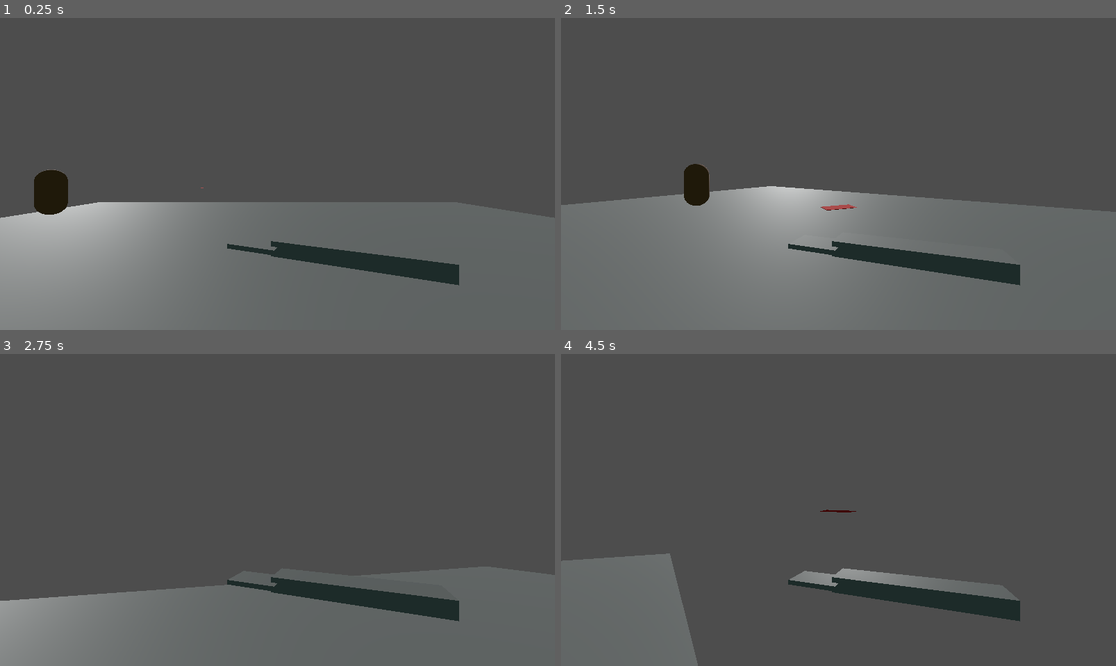
Above: before the commit, frames 1-4 (two rows, left to right).
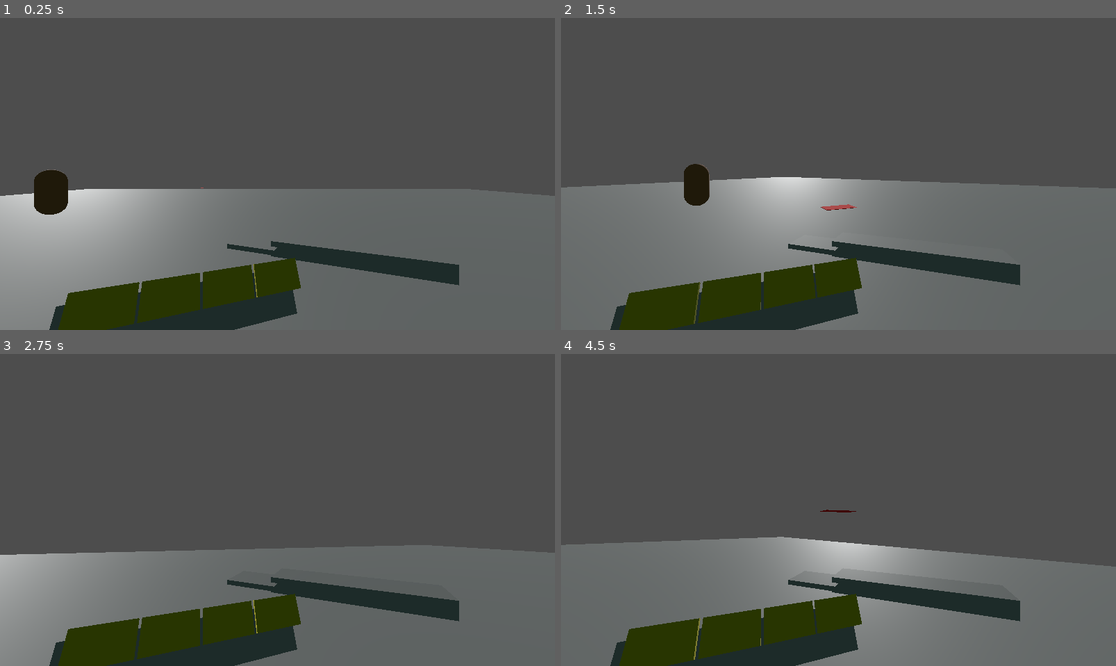
Above: after the commit, the same moments.

Repository: BlackBrad/network-ninja
Game: Godot game, scene res://scenes/test_level.tscn
Two runs of this game, one before a commit and one after it. Both use one fixed random seed, a clock stepped at 60 frames per second and the inputs below.
Inputs (mouse positions are in pixels of both pictures, inside the frame that each line leads up to):
- Up to frame 1 (0.25 s): no input
- Up to frame 2 (1.5 s): tap Enter (ui_accept) at 0.5, 0.77 s; move the mouse to (866, 174) at 0.52 s; hold W (move_forward) from 0.53 s (still down); click (866, 174) at 0.6 s; move the mouse to (810, 174) at 1.27 s; click (810, 174) at 1.35 s
- Up to frame 3 (2.75 s): keep holding W (move_forward); tap Enter (ui_accept) at 1.52 s; move the mouse to (288, 503) at 2.02 s; click (288, 503) at 2.1 s
- Up to frame 4 (4.5 s): keep holding W (move_forward); move the mouse to (832, 516) at 2.77 s; click (832, 516) at 2.85 s; tap Enter (ui_accept) at 3.02, 3.77 s; move the mouse to (877, 513) at 3.52 s; click (877, 513) at 3.6 s; move the mouse to (794, 506) at 4.27 s; click (794, 506) at 4.35 s

The runs differ from the first frame. In frame 1, 12% of the frame differs, in the area x 0-100%, y 54-100%; in frame 2, 12%; in frame 3, 17%; in frame 4, 29%, in the area x 0-100%, y 58-100%.

Commit message:
Tweak card mouse motion control

Diff:
--- a/scenes/business_card.tscn
+++ b/scenes/business_card.tscn
@@ -3,6 +3,7 @@
 [ext_resource type="Script" path="res://scripts/business_card.gd" id="1_w3bbw"]
 
 [sub_resource type="SphereShape3D" id="SphereShape3D_63qgs"]
+radius = 0.35
 
 [sub_resource type="StandardMaterial3D" id="StandardMaterial3D_8uu0b"]
 albedo_color = Color(1, 0, 0, 1)
--- a/scenes/player.tscn
+++ b/scenes/player.tscn
@@ -1,10 +1,13 @@
-[gd_scene load_steps=4 format=3 uid="uid://dd7n7yllnkgkt"]
+[gd_scene load_steps=5 format=3 uid="uid://dd7n7yllnkgkt"]
 
 [ext_resource type="Script" path="res://scripts/player.gd" id="1_1wvgp"]
 
 [sub_resource type="CapsuleShape3D" id="CapsuleShape3D_idvwt"]
 
 [sub_resource type="BoxMesh" id="BoxMesh_b6808"]
+
+[sub_resource type="StandardMaterial3D" id="StandardMaterial3D_xgnhw"]
+albedo_color = Color(0.693888, 0.644172, 0.119429, 1)
 
 [node name="Player" type="CharacterBody3D"]
 script = ExtResource("1_1wvgp")
@@ -23,11 +26,39 @@
 [node name="CardEmitter" type="Node3D" parent="Pivot/Camera3D"]
 transform = Transform3D(1, 0, 0, 0, 1, 0, 0, 0, 1, 0, 0, -0.7)
 
-[node name="MeshInstance3D" type="MeshInstance3D" parent="Pivot"]
+[node name="RightArm" type="MeshInstance3D" parent="Pivot"]
 transform = Transform3D(0.271568, 0, -0.0225042, 0, 0.0290728, 0, 0.101978, 0, 0.0599287, 0.134267, -0.143844, -0.370345)
 mesh = SubResource("BoxMesh_b6808")
 
-[node name="MeshInstance3D2" type="MeshInstance3D" parent="Pivot/MeshInstance3D"]
+[node name="MeshInstance3D2" type="MeshInstance3D" parent="Pivot/RightArm"]
 transform = Transform3D(0.346528, 0, -7.45058e-09, 0, 0.314228, 0, 4.76837e-07, 0, 1, -0.624011, 0, 0.27887)
 mesh = SubResource("BoxMesh_b6808")
 skeleton = NodePath("../..")
+
+[node name="LeftArm" type="MeshInstance3D" parent="Pivot"]
+transform = Transform3D(0.27259, 0.0086113, 0.0109472, 0, 0.0145364, -0.0554384, -0.0992146, 0.0236593, 0.0300771, -0.116721, -0.187019, -0.279701)
+mesh = SubResource("BoxMesh_b6808")
+
+[node name="Cards" type="MeshInstance3D" parent="Pivot/LeftArm"]
+transform = Transform3D(0.234941, -6.51926e-09, -4.84288e-08, 6.55651e-07, 0.213042, 1.19209e-07, 5.51343e-07, -3.35276e-08, 0.677986, 0.411926, 0.854375, -0.329045)
+material_override = SubResource("StandardMaterial3D_xgnhw")
+mesh = SubResource("BoxMesh_b6808")
+skeleton = NodePath("../..")
+
+[node name="Cards2" type="MeshInstance3D" parent="Pivot/LeftArm"]
+transform = Transform3D(0.234941, -6.98492e-09, -5.58794e-08, 6.55651e-07, 0.213042, 5.96046e-08, 5.51343e-07, -4.09782e-08, 0.677986, 0.163058, 0.854376, -0.329045)
+material_override = SubResource("StandardMaterial3D_xgnhw")
+mesh = SubResource("BoxMesh_b6808")
+skeleton = NodePath("../..")
+
+[node name="Cards3" type="MeshInstance3D" parent="Pivot/LeftArm"]
+transform = Transform3D(0.234941, -6.98492e-09, -6.70552e-08, 6.55651e-07, 0.213042, 5.96046e-08, 5.51343e-07, -4.84288e-08, 0.677986, -0.0852502, 0.854374, -0.329045)
+material_override = SubResource("StandardMaterial3D_xgnhw")
+mesh = SubResource("BoxMesh_b6808")
+skeleton = NodePath("../..")
+
+[node name="Cards4" type="MeshInstance3D" parent="Pivot/LeftArm"]
+transform = Transform3D(0.234941, -8.3819e-09, -7.63685e-08, 6.55651e-07, 0.213042, 1.19209e-07, 5.51343e-07, -5.21541e-08, 0.677986, -0.335209, 0.854374, -0.329045)
+material_override = SubResource("StandardMaterial3D_xgnhw")
+mesh = SubResource("BoxMesh_b6808")
+skeleton = NodePath("../..")
--- a/scenes/test_level.tscn
+++ b/scenes/test_level.tscn
@@ -12,7 +12,7 @@
 
 [node name="Ground" type="CSGBox3D" parent="."]
 use_collision = true
-size = Vector3(30, 0.2, 30)
+size = Vector3(60, 0.2, 60)
 
 [node name="Player" parent="." instance=ExtResource("1_wn24y")]
 transform = Transform3D(1, 0, 0, 0, 1, 0, 0, 0, 1, 0, 2, 2)
--- a/scripts/business_card.gd
+++ b/scripts/business_card.gd
@@ -21,8 +21,8 @@
 	position += velocity * delta
 
 	# Face velocity (NOT WORKING!)
-	if velocity.length() > 0.1:
-		transform.looking_at(position + velocity.normalized() * 5.0)
+	#if velocity.length() > 0.1:
+	#	transform.looking_at(position + velocity.normalized() * 5.0)
 
 	# Spin the mesh
 	$Mesh.rotate_y(-velocity.length() * delta * ROTATION_SPEED)
--- a/scripts/player.gd
+++ b/scripts/player.gd
@@ -22,7 +22,7 @@
 		var pivot = $Pivot
 		pivot.rotation.x = clamp(pivot.rotation.x - event.relative.y * MOUSE_SENSITIVITY, -0.5 * PI, 0.5 * PI)
 
-		_relative_mouse_motion = event.relative
+		_relative_mouse_motion = event.relative * MOUSE_SENSITIVITY
 
 
 func handle_business_card():
@@ -40,7 +40,8 @@
 	instance.velocity = forward * instance.SPEED + velocity
 
 	var rel = _end_drag - _start_drag
-	instance.acceleration = right * rel.x * -10.0
+	print("%f %f" % [rel.x, rel.y])
+	instance.acceleration = right * rel.x * -1000.0
 
 func _physics_process(delta):
 	# Add the gravity.
